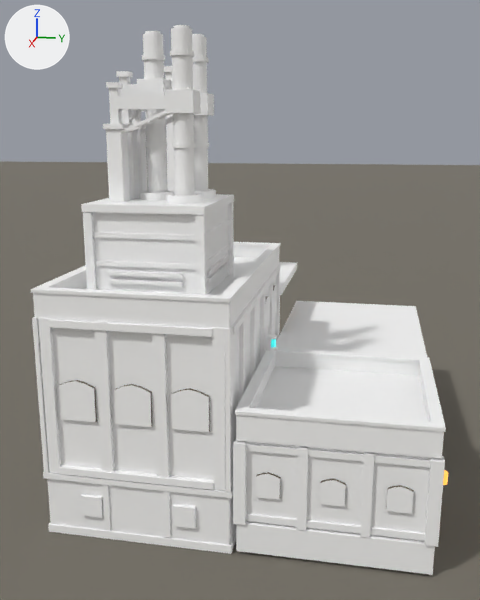
Before and after pictures for a commit that changed the Blender file src/DeepFrontier/Art/Source/SteelMill-ReferenceStudy.blend.
Both versions are drawn from a camera (50 mm lens) standing at (8.75, -1.14, 6.13) and looking at (-3.64, -3.62, 3.04). Every picture has the same lights, and +X, +Y and +Z are marked at upper left. The picture after the commit comes second.

Before the edit, the objects in view are built like this:
```python
ob_plane = bpy.data.objects.new('Plane', me_plane)
ob_plane.location = (0.0, 0.0, -0.04)
ob_steelmill_architecture = bpy.data.objects.new('SteelMill.Architecture', me_steelmill_architecture)
ob_steelmill_architecture.location = (0.0, 0.0, 0.0)
ob_steelmill_electrodes = bpy.data.objects.new('SteelMill.Electrodes', me_steelmill_electrodes)
ob_steelmill_electrodes.location = (-2.0, -4.4, 5.9)
```
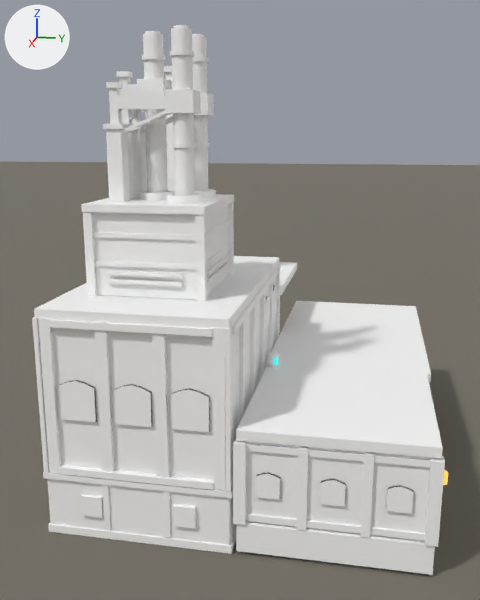
Edits to the scene script, one JSON object a line:
```json
{"block": "me_steelmill_architecture", "where": "# used by ob_steelmill_architecture; location = (0.0, 0.0, 0.0)"}
{"op": "remove", "block": "me_steelmill_architecture", "code": "me_steelmill_architecture.from_pydata(...)  # 5825 vertices, 3247 faces; spans x -8.0..0.06, y -6.06..0.14, z -0.03..7.57"}
{"op": "add", "block": "me_steelmill_architecture", "code": "me_steelmill_architecture.from_pydata(...)  # 5697 vertices, 3155 faces; spans x -8.0..0.06, y -6.06..0.14, z -0.03..7.57"}
{"block": "me_steelmill_architecture", "change": "me_steelmill_architecture part 1: the loose piece of 16 vertices spanning x -3.05..-2.81, y -3.0..-2.76, z 2.3..2.36 is moved by (0.11, 0.06, -0.3)"}
{"block": "me_steelmill_architecture", "change": "me_steelmill_architecture part 2: the loose piece of 16 vertices spanning x -3.01..-2.85, y -2.96..-2.8, z 2.36..2.52 is moved by (0.11, 0.06, -0.3)"}
{"block": "me_steelmill_architecture", "change": "me_steelmill_architecture part 3: the loose piece of 17 vertices spanning x -3.03..-2.83, y -2.98..-2.78, z 2.52..2.62 is moved by (0.11, 0.06, -0.3)"}
{"block": "me_steelmill_architecture", "change": "me_steelmill_architecture part 4: 16 loose pieces with 128 vertices, spanning x -5.02..0.02, y -6.02..-0.05, z 2.0..3.96, are deleted"}
```

What differs and where, as boxes (x1, y1, x2, y2) in the pictures (480 x 600 px; the box of a moved part takes in the faces that stretch with it):
```json
{"object": "SteelMill.Architecture", "change": "reshaped", "before": [31, 66, 448, 575], "after": [32, 66, 448, 575]}
{"part": 1, "of": "me_steelmill_architecture", "change": "moved or reshaped", "before": [265, 345, 278, 351], "after": [268, 362, 280, 369]}
{"part": 2, "of": "me_steelmill_architecture", "change": "moved or reshaped", "before": [271, 339, 276, 348], "after": [273, 357, 278, 365]}
{"part": 3, "of": "me_steelmill_architecture", "change": "moved or reshaped", "before": [267, 333, 277, 339], "after": [269, 350, 279, 357]}
{"part": 4, "of": "me_steelmill_architecture", "change": "deleted", "before": [31, 242, 446, 448]}
```
